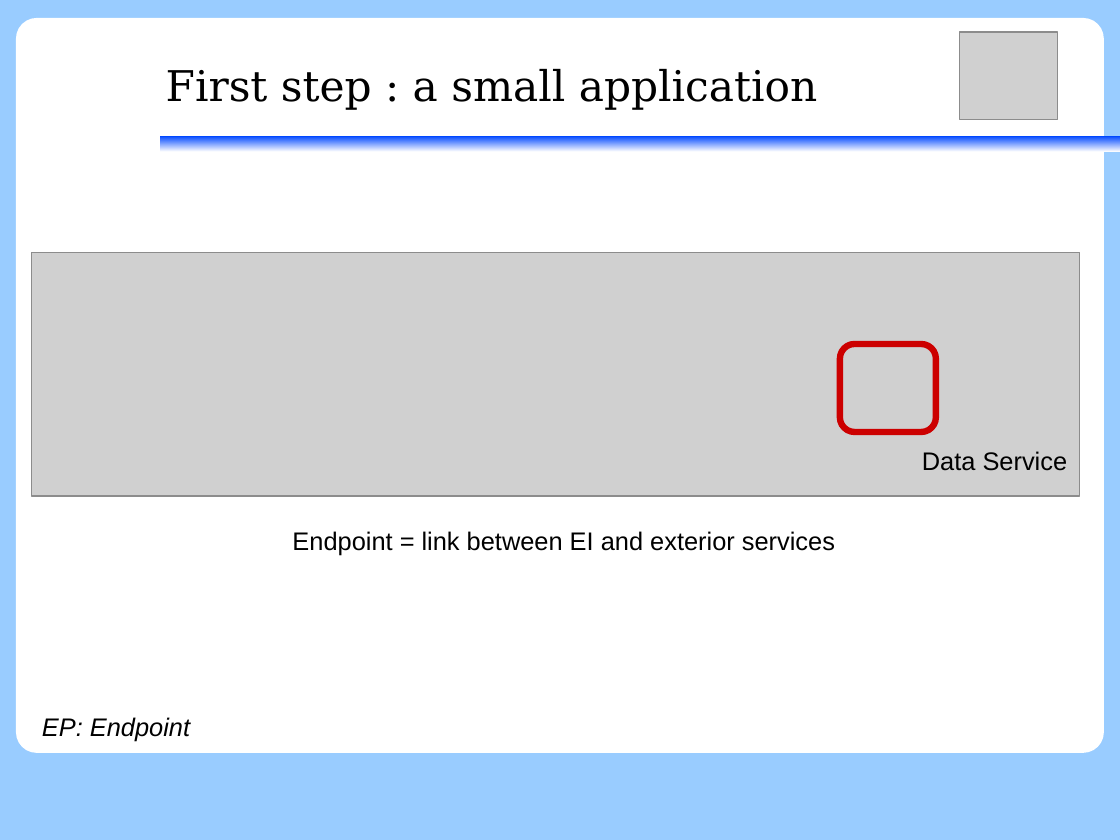
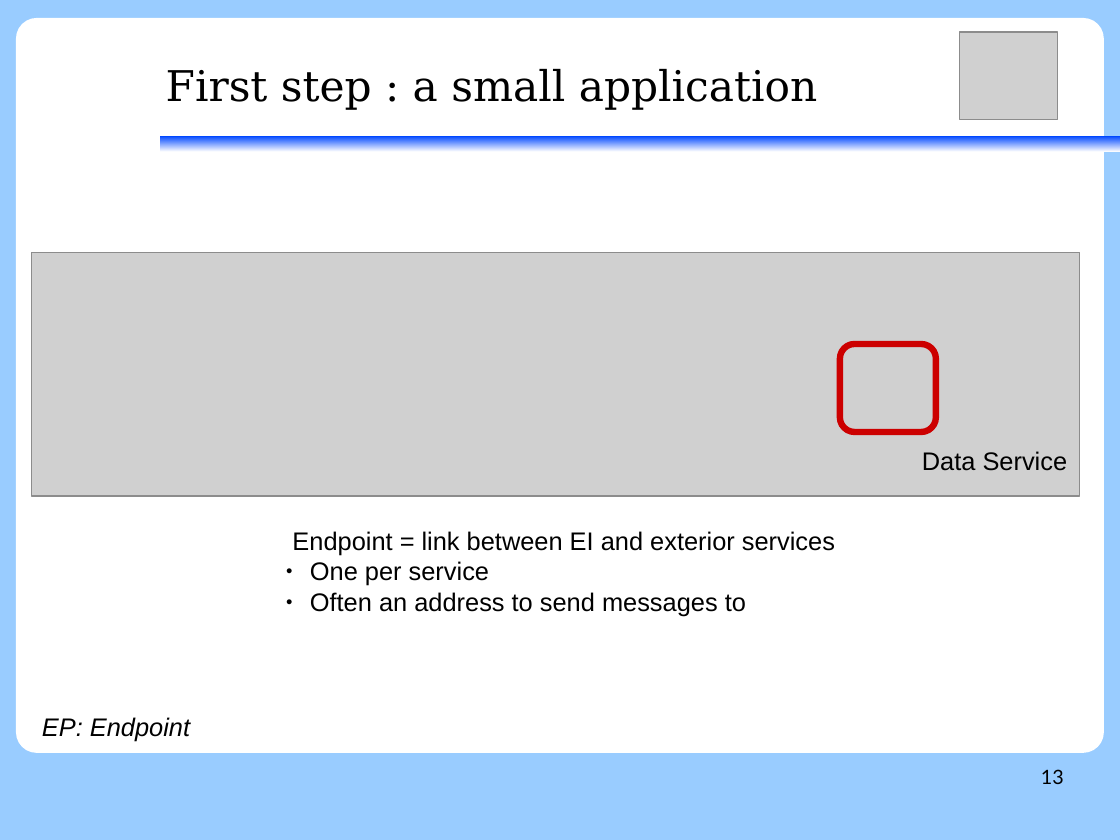
Before and after one commit to ramarijm/stageAI, a slide deck: slide 13 of presentation_ai.odp (slide 12 before the commit). Drawn at 1120x840 pixels with LibreOffice and Linux fonts; fonts in the diff are those of the drawing; grey boxes stand for pictures. Boxes give left, top, right and bottom in pixels: in the first picture for what was removed or moved away, otherwise in the second. Text is boxed around its words. In the diff, an @@ line names an element or a change of style, - is before the commit and + after.

```diff
--- a/presentation_ai.odp
+++ b/presentation_ai.odp
@@ text at [310,561,746,616]: paragraphs added @@
+● One per service
+● Often an address to send messages to
@@ page number added at [1041,769,1064,784], 14 pt, text #000000 @@
+13
```
Also in this commit, not shown: 13 other slides changed, 9 slides added, 1 slide removed.
